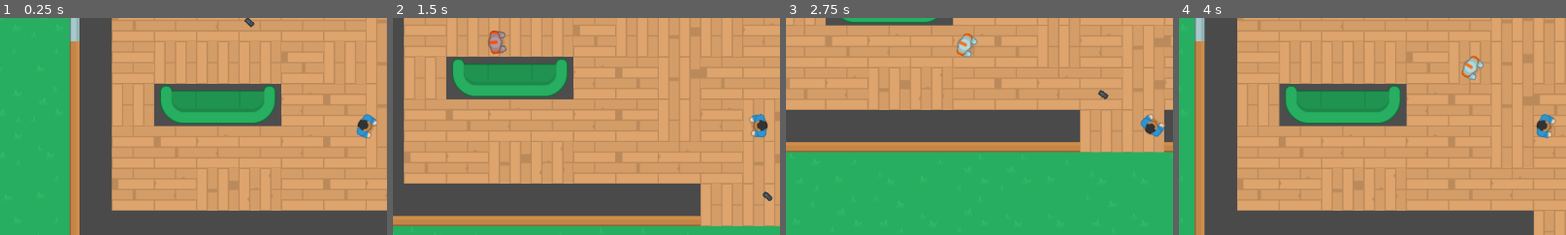
Above: before the commit, frames 1-4 (left to right).
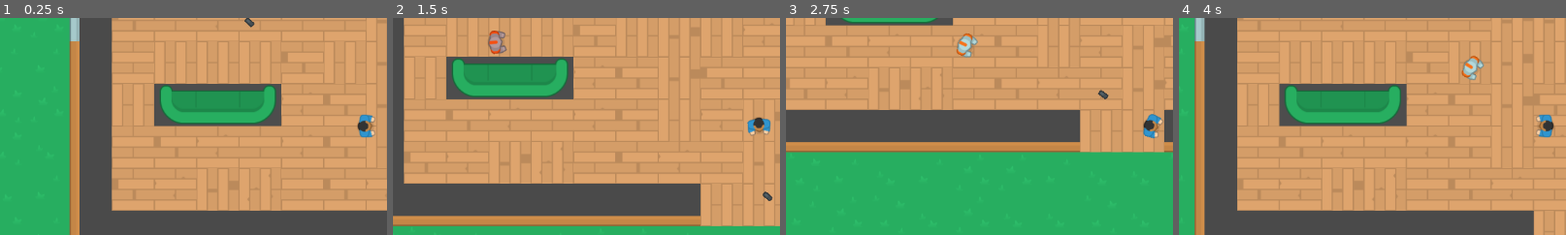
Above: after the commit, the same moments.

Repository: Kwiasek/PG2D_topdown_shooter
Game: Godot game, scene res://scenes/Arena.tscn
The game is run twice, just before and just after one commit, with the same random seed, the same clock (stepped at 60 frames per second) and the same inputs. Before the commit the project has no main scene; this scene is started directly in both runs.
Inputs (mouse positions are % of the whole screen's width and height, from its top left):
- Up to frame 1 (0.25 s): no input
- Up to frame 2 (1.5 s): move the mouse to (72, 45) at 0.52 s; hold Right (ui_right) 0.53-1.28 s; move the mouse to (30, 55) at 1.27 s; hold Down (ui_down) from 1.28 s (still down)
- Up to frame 3 (2.75 s): move the mouse to (60, 28) at 2.02 s; release Down (ui_down) at 2.03 s; hold Right (ui_right) from 2.03 s (still down)
- Up to frame 4 (4 s): move the mouse to (45, 70) at 2.77 s; release Right (ui_right) at 2.78 s; hold Up (ui_up) 2.78-3.53 s; move the mouse to (80, 65) at 3.52 s; hold Left (ui_left) from 3.53 s (still down)
The pictures show only the part of the screen within x 3-53%, y 25-75%; the shares and areas given below are measured in that part.

The runs differ from the first frame. In frame 1, 0.3% of the frame differs, in the area x 91-98%, y 44-56%; in frame 2, 0.5%; in frame 3, 0.4%; in frame 4, 0.3%.

Commit message:
Added rotation to player based on movement and handled respawn

Diff:
--- a/project.godot
+++ b/project.godot
@@ -11,6 +11,7 @@
 [application]
 
 config/name="odrabianie"
+run/main_scene="uid://ci0vrtousdhs3"
 config/features=PackedStringArray("4.6", "Forward Plus")
 config/icon="res://icon.svg"
 
--- a/scenes/player.gd
+++ b/scenes/player.gd
@@ -4,19 +4,27 @@
 @export var speed: float = 250.0
 @export var max_health: float = 100.0
 var health: float
+var spawn_position: Vector2
 
 signal health_changed(current_health: float, max_health: float)
 signal player_died
+signal player_respawned
+
+@onready var sprite: Sprite2D = $Sprite2D
 
 func _ready() -> void:
 	health = max_health
+	spawn_position = global_position
 
 func _physics_process(delta: float) -> void:
+	# Ruch w 8 kierunkach
 	var input_vector := Input.get_vector("ui_left", "ui_right", "ui_up", "ui_down")
 	velocity = input_vector * speed
 	move_and_slide()
 
-	look_at(get_global_mouse_position())
+	# Obrót sprite'a w stronę kierunku biegu
+	if velocity.length() > 5.0 and sprite:
+		sprite.rotation = lerp_angle(sprite.rotation, velocity.angle(), 14.0 * delta)
 
 func take_damage(amount: float) -> void:
 	health -= amount
@@ -31,5 +39,19 @@
 		die()
 
 func die() -> void:
-	print("Gracz zginął!")
+	print("Gracz zginął! Respawn...")
 	player_died.emit()
+	respawn()
+
+func respawn() -> void:
+	health = max_health
+	global_position = spawn_position
+	velocity = Vector2.ZERO
+	health_changed.emit(health, max_health)
+
+	# Krótki efekt wizualny respawnu (zielonkawe mignięcie)
+	modulate = Color(0.5, 1.0, 0.5, 0.7)
+	var tween = create_tween()
+	tween.tween_property(self, "modulate", Color.WHITE, 0.3)
+	player_respawned.emit()
+	print("Gracz zrespawnowany w punkcie startowym!")
